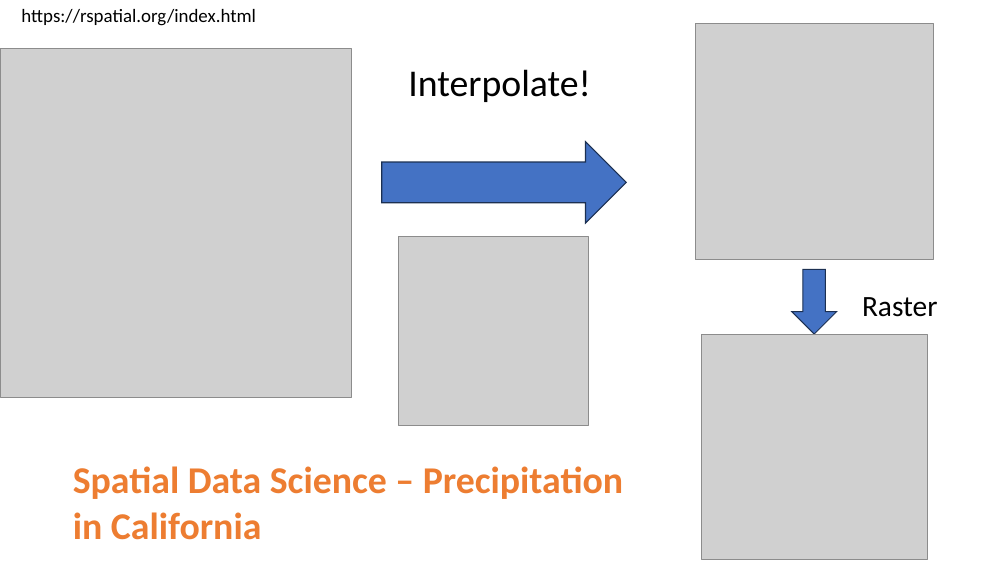
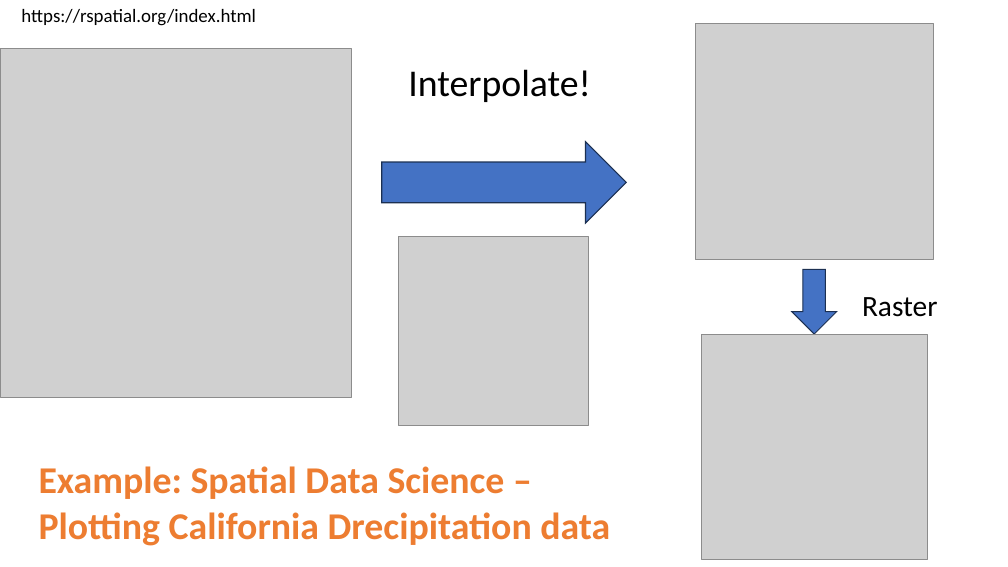
Before and after one commit to paleomammals/biodata_shortcourse, a slide deck: slide 10 of paleomammals_ShortCourse_repaired.pptx (slide 8 before the commit). Drawn at 1008x567 pixels with LibreOffice and Linux fonts; fonts in the diff are those of the drawing; grey boxes stand for pictures. Boxes give left, top, right and bottom in pixels: in the first picture for what was removed or moved away, otherwise in the second. Text is boxed around its words. In the diff, an @@ line names an element or a change of style, - is before the commit and + after.

```diff
--- a/paleomammals_ShortCourse_repaired.pptx
+++ b/paleomammals_ShortCourse_repaired.pptx
@@ text at bbox=[39, 466, 610, 546]: text changed @@
-Spatial Data Science – Precipitation in California
+Example: Spatial Data Science –
+Plotting California Drecipitation data
```
Also in this commit, not shown: 13 other slides changed, 1 slide added, 2 slides removed, 8 other files.
